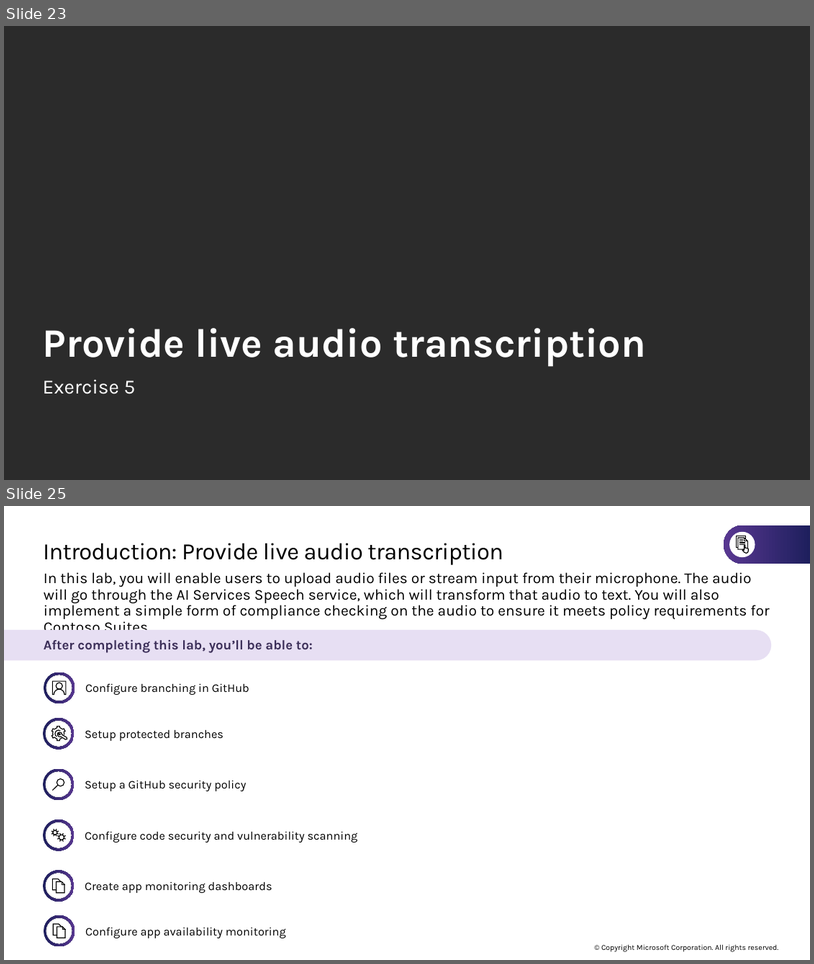
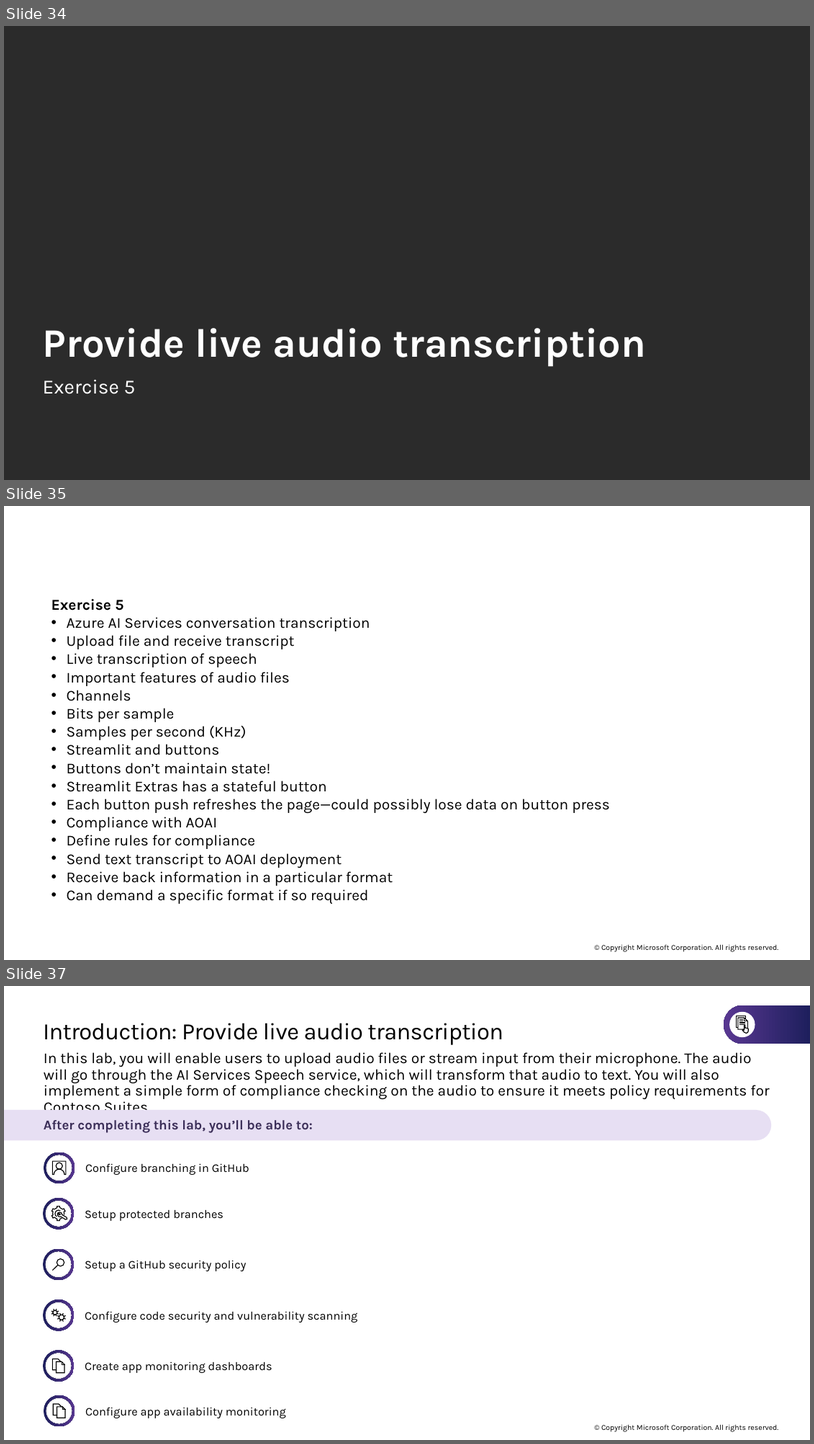
Before and after one commit to microsoft/TechExcel-Implementing-automation-practices-using-Azure-OpenAI, a slide deck: slides/Lab Slides.pptx. Shown one above the other, each under a label of ours: slides 23 and 25 before the commit, slides 34, 35 and 37 after it; the slides between them are not shown. The pictures are 814x964 and 814x1444 pixels, drawn with LibreOffice and Linux fonts; fonts in the diff are those of the drawing; background and template pictures are left out; a plain dark background stands for a picture behind light text. Boxes give left, top, right and bottom in pixels: in the first picture for what was removed or moved away, otherwise in the second. Text is boxed around its words. In the diff, an @@ line names an element or a change of style, - is before the commit and + after.

```diff
--- a/slides/Lab Slides.pptx
+++ b/slides/Lab Slides.pptx
@@ slide 35 added at box(4, 506, 810, 960), background #FFFFFF; not listed: 1 template element that a slide beside it also shows @@
@@ text added at box(52, 599, 610, 903), 18 pt, text #000000 @@
+Exercise 5
+• Azure AI Services conversation transcription
+  • Upload file and receive transcript
+  • Live transcription of speech
+• Important features of audio files
+  • Channels
+  • Bits per sample
+  • Samples per second (KHz)
+• Streamlit and buttons
+  • Buttons don’t maintain state!
+  • Streamlit Extras has a stateful button
+  • Each button push refreshes the page—could possibly lose data on button press
+• Compliance with AOAI
+  • Define rules for compliance
+  • Send text transcript to AOAI deployment
+  • Receive back information in a particular format
+  • Can demand a specific format if so required
@@ what was slide 23 is now slide 34 @@
@@ what was slide 25 is now slide 37 @@
```
Also in this commit, not shown: 12 other slides added, 1 other file.
